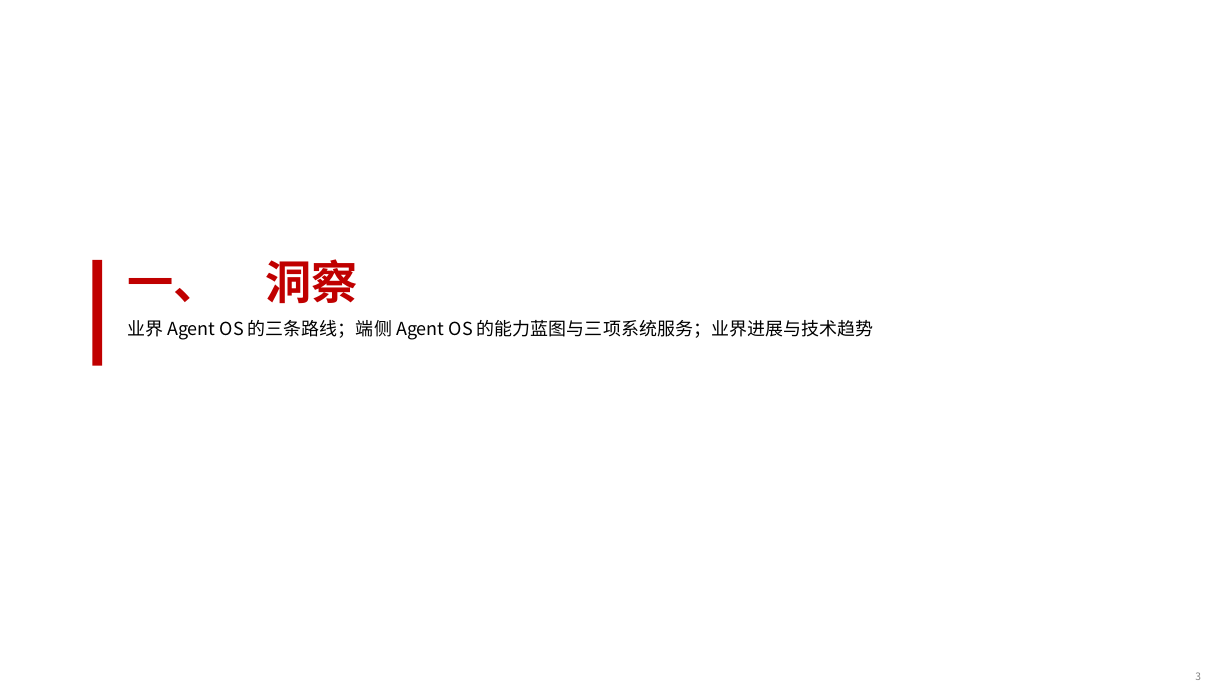
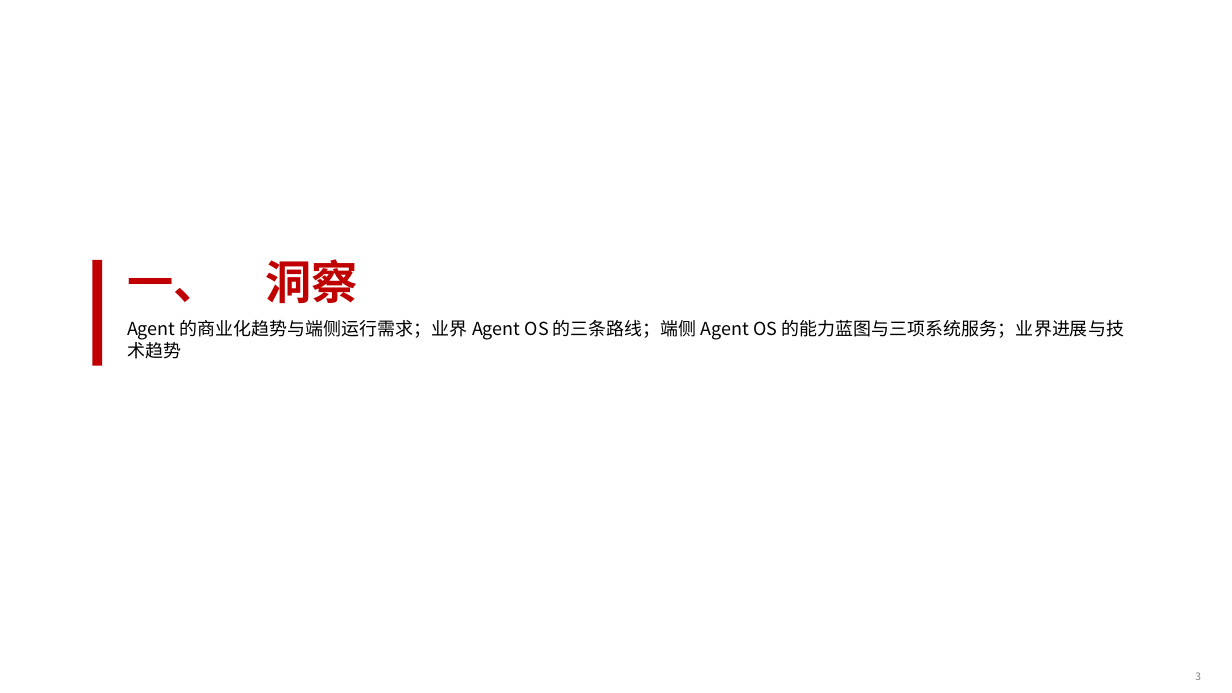
Before and after one commit to SiriusBHU/memory_system_architecture_summary, a slide deck: slide 3 of proposals/agentos-components/ppt/AgentOS三项系统服务-汇报.pptx. Drawn at 1232x693 pixels with LibreOffice and Linux fonts; fonts in the diff are those of the drawing. Boxes give left, top, right and bottom in pixels: in the first picture for what was removed or moved away, otherwise in the second. Text is boxed around its words. In the diff, an @@ line names an element or a change of style, - is before the commit and + after.

```diff
--- a/proposals/agentos-components/ppt/AgentOS三项系统服务-汇报.pptx
+++ b/proposals/agentos-components/ppt/AgentOS三项系统服务-汇报.pptx
@@ text at (x1=127, y1=320, x2=1124, y2=359): text changed @@
-业界 Agent OS 的三条路线；端侧 Agent OS 的能力蓝图与三项系统服务；业界进展与技术趋势
+Agent 的商业化趋势与端侧运行需求；业界 Agent OS 的三条路线；端侧 Agent OS 的能力蓝图与三项系统服务；业界进展与技术趋势
```
Also in this commit, not shown: 47 other slides changed, 1 slide added, 58 other files.
